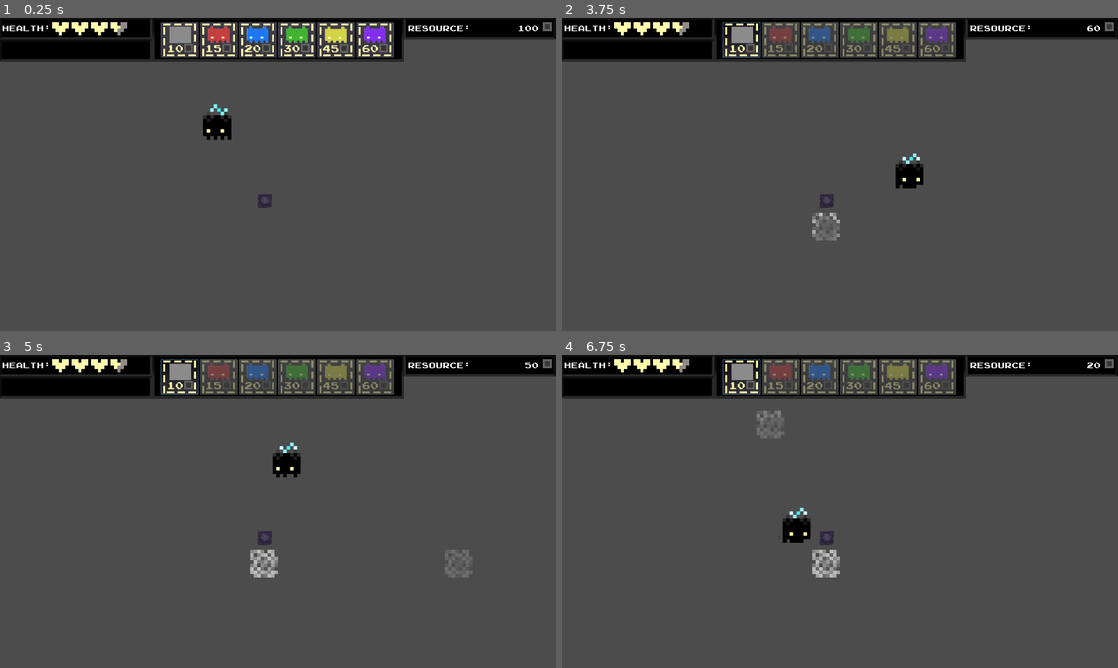
Above: before the commit, frames 1-4 (two rows, left to right).
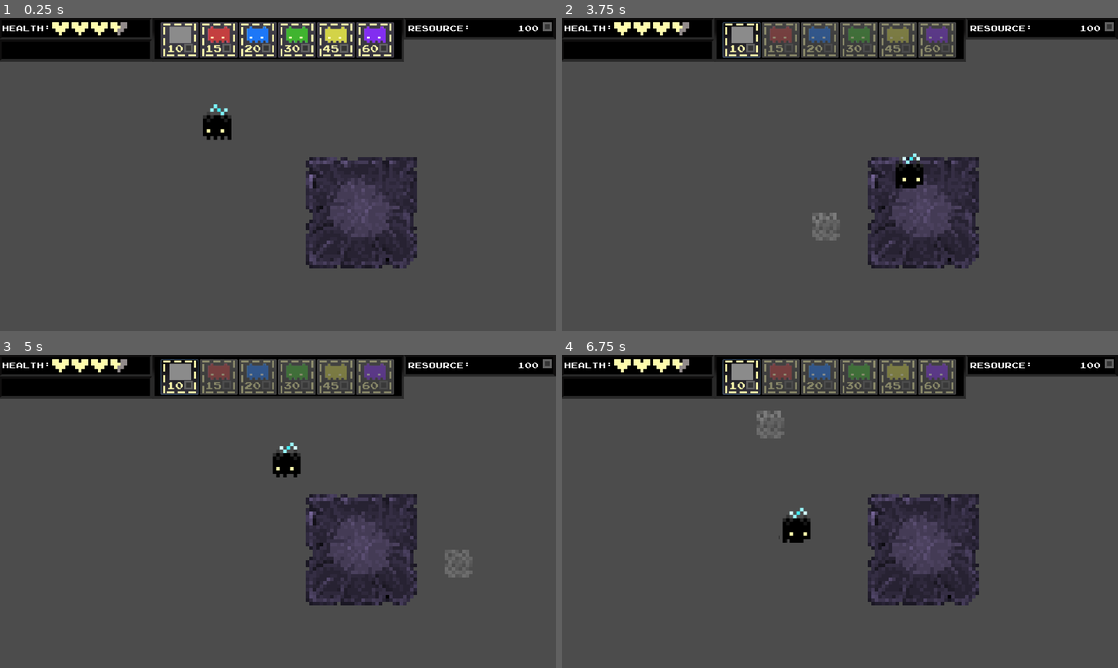
Above: after the commit, the same moments.

Repository: Kaideu/Hive_Mind
Game: Godot game, scene res://Main.tscn
Two runs of this game, one before a commit and one after it. Both use one fixed random seed, a clock stepped at 60 frames per second and the inputs below.
Inputs (mouse positions are in pixels of both pictures, inside the frame that each line leads up to):
- Up to frame 1 (0.25 s): no input
- Up to frame 2 (3.75 s): click (739, 39) at 0.5 s; move the mouse to (962, 158) at 1.27 s; press the mouse at (962, 158) at 1.28 s; hold Right (ui_right) 1.28-2.03 s; move the mouse to (728, 190) at 2.02 s; release the mouse at (728, 190) at 2.03 s; hold Down (ui_down) 2.03-2.78 s; tap F (fly) at 2.1, 3.6 s; click (728, 190) at 2.17 s; move the mouse to (895, 105) at 2.77 s; press the mouse at (895, 105) at 2.78 s; hold Right (ui_right) 2.78-3.53 s; move the mouse to (812, 237) at 3.52 s; release the mouse at (812, 237) at 3.53 s; hold Up (ui_up) from 3.53 s (still down); click (812, 237) at 3.67 s
- Up to frame 3 (5 s): move the mouse to (444, 558) at 4.27 s; release Up (ui_up) at 4.28 s; press the mouse at (444, 558) at 4.28 s; hold Left (ui_left) from 4.28 s (still down)
- Up to frame 4 (6.75 s): move the mouse to (673, 464) at 5.02 s; release the mouse at (673, 464) at 5.03 s; tap F (fly) at 5.1, 6.6 s; click (673, 464) at 5.17 s; move the mouse to (867, 511) at 5.77 s; release Left (ui_left) at 5.78 s; press the mouse at (867, 511) at 5.78 s; hold Down (ui_down) 5.78-6.53 s; move the mouse to (756, 433) at 6.52 s; release the mouse at (756, 433) at 6.53 s; hold Right (ui_right) from 6.53 s (still down); click (756, 433) at 6.67 s

The runs differ from the first frame. In frame 1, 5.0% of the frame differs, in the area x 46-75%, y 44-80%; in frame 2, 4.8%; in frame 3, 5.4%; in frame 4, 5.4%, in the area x 45-96%, y 2-80%.

Commit message:
Replaced the placement check with more efficient method

Diff:
--- a/Hive_Mind/Main.tscn
+++ b/Hive_Mind/Main.tscn
@@ -1,9 +1,14 @@
-[gd_scene load_steps=3 format=2]
+[gd_scene load_steps=4 format=2]
 
 [ext_resource path="res://Scripts/Main.gd" type="Script" id=1]
-[ext_resource path="res://Assets/Art/Environment/base.png" type="Texture" id=2]
+[ext_resource path="res://Assets/Art/Environment/PowerSource/Power_source.png" type="Texture" id=2]
 
-[node name="Main" type="Node" index="0"]
+[sub_resource type="RectangleShape2D" id=1]
+
+custom_solver_bias = 0.0
+extents = Vector2( 128, 128 )
+
+[node name="Main" type="Node"]
 
 script = ExtResource( 1 )
 
@@ -34,10 +39,39 @@
 occluder_light_mask = 1
 format = 1
 tile_data = PoolIntArray(  )
-_sections_unfolded = [ "Cell" ]
+_sections_unfolded = [ "Cell", "Collision" ]
 
-[node name="PoweSource" type="Sprite" parent="." index="3"]
+[node name="PowerSource" type="Area2D" parent="." index="3"]
 
-position = Vector2( 610, 420 )
+editor/display_folded = true
+position = Vector2( 832, 448 )
+input_pickable = true
+gravity_vec = Vector2( 0, 1 )
+gravity = 98.0
+linear_damp = 0.1
+angular_damp = 1.0
+audio_bus_override = false
+audio_bus_name = "Master"
+_sections_unfolded = [ "Collision" ]
+__meta__ = {
+"_edit_group_": true
+}
+
+[node name="Sprite" type="Sprite" parent="PowerSource" index="0"]
+
 texture = ExtResource( 2 )
 _sections_unfolded = [ "Transform" ]
+
+[node name="CollisionShape2D" type="CollisionShape2D" parent="PowerSource" index="1"]
+
+visible = false
+shape = SubResource( 1 )
+
+[node name="RayCast2D" type="RayCast2D" parent="." index="4"]
+
+position = Vector2( 898, 619 )
+enabled = true
+exclude_parent = true
+cast_to = Vector2( 0, 0 )
+collision_mask = 1
+_sections_unfolded = [ "Transform", "Visibility" ]
--- a/Hive_Mind/Scenes/HUD.tscn
+++ b/Hive_Mind/Scenes/HUD.tscn
@@ -11,19 +11,19 @@
 [ext_resource path="res://Assets/Art/UI/JOYSTIX.TTF" type="DynamicFontData" id=9]
 [ext_resource path="res://Assets/Art/UI/HM-GUI-resource.png" type="Texture" id=10]
 [ext_resource path="res://Assets/Art/UI/HM-GUI-heart-001-full.png" type="Texture" id=11]
-[ext_resource path="res://Assets/Art/UI/HM-GUI-heart-014.png" type="Texture" id=12]
-[ext_resource path="res://Assets/Art/UI/HM-GUI-heart-007.png" type="Texture" id=13]
-[ext_resource path="res://Assets/Art/UI/HM-GUI-heart-002.png" type="Texture" id=14]
-[ext_resource path="res://Assets/Art/UI/HM-GUI-heart-005.png" type="Texture" id=15]
-[ext_resource path="res://Assets/Art/UI/HM-GUI-heart-012.png" type="Texture" id=16]
-[ext_resource path="res://Assets/Art/UI/HM-GUI-heart-009.png" type="Texture" id=17]
-[ext_resource path="res://Assets/Art/UI/HM-GUI-heart-003.png" type="Texture" id=18]
-[ext_resource path="res://Assets/Art/UI/HM-GUI-heart-006-half-full.png" type="Texture" id=19]
-[ext_resource path="res://Assets/Art/UI/HM-GUI-heart-010.png" type="Texture" id=20]
-[ext_resource path="res://Assets/Art/UI/HM-GUI-heart-004.png" type="Texture" id=21]
-[ext_resource path="res://Assets/Art/UI/HM-GUI-heart-011.png" type="Texture" id=22]
-[ext_resource path="res://Assets/Art/UI/HM-GUI-heart-008.png" type="Texture" id=23]
-[ext_resource path="res://Assets/Art/UI/HM-GUI-heart-013.png" type="Texture" id=24]
+[ext_resource path="res://Assets/Art/UI/HM-GUI-heart-012.png" type="Texture" id=12]
+[ext_resource path="res://Assets/Art/UI/HM-GUI-heart-004.png" type="Texture" id=13]
+[ext_resource path="res://Assets/Art/UI/HM-GUI-heart-006-half-full.png" type="Texture" id=14]
+[ext_resource path="res://Assets/Art/UI/HM-GUI-heart-014.png" type="Texture" id=15]
+[ext_resource path="res://Assets/Art/UI/HM-GUI-heart-003.png" type="Texture" id=16]
+[ext_resource path="res://Assets/Art/UI/HM-GUI-heart-011.png" type="Texture" id=17]
+[ext_resource path="res://Assets/Art/UI/HM-GUI-heart-007.png" type="Texture" id=18]
+[ext_resource path="res://Assets/Art/UI/HM-GUI-heart-013.png" type="Texture" id=19]
+[ext_resource path="res://Assets/Art/UI/HM-GUI-heart-008.png" type="Texture" id=20]
+[ext_resource path="res://Assets/Art/UI/HM-GUI-heart-002.png" type="Texture" id=21]
+[ext_resource path="res://Assets/Art/UI/HM-GUI-heart-005.png" type="Texture" id=22]
+[ext_resource path="res://Assets/Art/UI/HM-GUI-heart-009.png" type="Texture" id=23]
+[ext_resource path="res://Assets/Art/UI/HM-GUI-heart-010.png" type="Texture" id=24]
 [ext_resource path="res://Scripts/Heart.gd" type="Script" id=25]
 
 [sub_resource type="DynamicFont" id=1]
@@ -44,67 +44,67 @@
 }, {
 "frames": [ ExtResource( 12 ) ],
 "loop": true,
+"name": "2",
+"speed": 5.0
+}, {
+"frames": [ ExtResource( 13 ) ],
+"loop": true,
+"name": "10",
+"speed": 5.0
+}, {
+"frames": [ ExtResource( 14 ) ],
+"loop": true,
+"name": "8",
+"speed": 5.0
+}, {
+"frames": [ ExtResource( 15 ) ],
+"loop": true,
 "name": "0",
 "speed": 5.0
 }, {
-"frames": [ ExtResource( 13 ) ],
+"frames": [ ExtResource( 16 ) ],
+"loop": true,
+"name": "11",
+"speed": 5.0
+}, {
+"frames": [ ExtResource( 17 ) ],
+"loop": true,
+"name": "3",
+"speed": 5.0
+}, {
+"frames": [ ExtResource( 18 ) ],
 "loop": true,
 "name": "7",
 "speed": 5.0
 }, {
-"frames": [ ExtResource( 14 ) ],
+"frames": [ ExtResource( 19 ) ],
+"loop": true,
+"name": "1",
+"speed": 5.0
+}, {
+"frames": [ ExtResource( 20 ) ],
+"loop": true,
+"name": "6",
+"speed": 5.0
+}, {
+"frames": [ ExtResource( 21 ) ],
 "loop": false,
 "name": "12",
 "speed": 1.0
 }, {
-"frames": [ ExtResource( 15 ) ],
+"frames": [ ExtResource( 22 ) ],
 "loop": true,
 "name": "9",
 "speed": 5.0
 }, {
-"frames": [ ExtResource( 16 ) ],
-"loop": true,
-"name": "2",
-"speed": 5.0
-}, {
-"frames": [ ExtResource( 17 ) ],
+"frames": [ ExtResource( 23 ) ],
 "loop": true,
 "name": "5",
 "speed": 5.0
 }, {
-"frames": [ ExtResource( 18 ) ],
-"loop": true,
-"name": "11",
-"speed": 5.0
-}, {
-"frames": [ ExtResource( 19 ) ],
-"loop": true,
-"name": "8",
-"speed": 5.0
-}, {
-"frames": [ ExtResource( 20 ) ],
+"frames": [ ExtResource( 24 ) ],
 "loop": true,
 "name": "4",
-"speed": 5.0
-}, {
-"frames": [ ExtResource( 21 ) ],
-"loop": true,
-"name": "10",
-"speed": 5.0
-}, {
-"frames": [ ExtResource( 22 ) ],
-"loop": true,
-"name": "3",
-"speed": 5.0
-}, {
-"frames": [ ExtResource( 23 ) ],
-"loop": true,
-"name": "6",
-"speed": 5.0
-}, {
-"frames": [ ExtResource( 24 ) ],
-"loop": true,
-"name": "1",
 "speed": 5.0
 } ]
 
@@ -155,6 +155,7 @@
 
 [node name="Top" type="Node2D" parent="." index="2"]
 
+editor/display_folded = true
 _sections_unfolded = [ "Visibility" ]
 
 [node name="HM-GUI-backer-001" type="Sprite" parent="Top" index="0"]
--- a/Hive_Mind/Scenes/Hive_Block.tscn
+++ b/Hive_Mind/Scenes/Hive_Block.tscn
@@ -44,7 +44,7 @@
 "values": [ 3, 10 ]
 }
 
-[node name="Hive_Block" type="RigidBody2D"]
+[node name="Hive_Block" type="RigidBody2D" index="0"]
 
 input_pickable = false
 collision_layer = 1
--- a/Hive_Mind/Scenes/Queen.tscn
+++ b/Hive_Mind/Scenes/Queen.tscn
@@ -50,7 +50,7 @@
 
 input_pickable = false
 collision_layer = 1
-collision_mask = 0
+collision_mask = 2
 collision/safe_margin = 0.08
 script = ExtResource( 1 )
 _sections_unfolded = [ "Collision", "Transform", "collision" ]
--- a/Hive_Mind/Scripts/HUD.gd
+++ b/Hive_Mind/Scripts/HUD.gd
@@ -29,6 +29,7 @@
 	var Mouse_Pos = get_viewport().get_mouse_position()
 	var Tile_Pos = $TileMap.map_to_world($TileMap.world_to_map(get_viewport().get_mouse_position()))
 	Pre_Block.position = Tile_Pos + Vector2(32,32)
+	Pre_Block.set_collision_mask_bit(0, false)
 	$Top/Label_Amount.text = str(Global.resource)
 
 func button_able_toggle(pressed, type):
@@ -41,7 +42,6 @@
 		emit_signal("mouse_left")
 
 func _SpawnClone(type):
-	#print("entered")
 	emit_signal("SpawnClone", type)
 
 
@@ -54,12 +54,8 @@
 			button_able_toggle(pressed, 0)
 			break
 		if able_spawn and pressed:
-			var able_buy = CheckResource(Global.cost_block)
-			if able_buy:
-				Global.resource -= Global.cost_block
-				_SpawnClone("block")
-			else:
-				print("Not Enough Resource")
+			_SpawnClone("block")
+
 
 
 func _on_ButtonRed_toggled(pressed):
--- a/Hive_Mind/Scripts/Hive_Block.gd
+++ b/Hive_Mind/Scripts/Hive_Block.gd
@@ -14,4 +14,5 @@
 
 
 func _on_Hive_Block_body_entered(body):
-	print("Collided")
+	#print("Collided")
+	pass
--- a/Hive_Mind/Scripts/Main.gd
+++ b/Hive_Mind/Scripts/Main.gd
@@ -11,7 +11,12 @@
 onready var GetPlayer = preload("res://Scenes/Queen.tscn")
 onready var GetHUD = preload("res://Scenes/HUD.tscn")
 
-var current_blocks = []
+var Mouse_Pos
+var Tile_Pos
+
+var test
+
+#var current_blocks = []
 
 func _ready():
 	var Player = GetPlayer.instance()
@@ -19,29 +24,25 @@
 	add_child(Player)
 	add_child(GetHUD.instance())
 	get_HUD()
-	current_blocks.push_back($TileMap.map_to_world($TileMap.world_to_map($PoweSource.position)) + Vector2(32,32))
-	print(current_blocks)
 
-#func _process(delta):
-#	# Called every frame. Delta is time since last frame.
-#	# Update game logic here.
-#	pass
+func _process(delta):
+	Mouse_Pos = get_viewport().get_mouse_position()
+	Tile_Pos = $TileMap.map_to_world($TileMap.world_to_map(Mouse_Pos)) + Vector2(32,32)
+
 
 func _SpawnClone(type):
-	var Mouse_Pos = get_viewport().get_mouse_position()
-	var Tile_Pos = $TileMap.map_to_world($TileMap.world_to_map(get_viewport().get_mouse_position()))
-	able_spawn = true
-	Checking_Spawn = true
 	if type == "block":
-		able_spawn = Check_Placement()
-		var NewBlock = Block.instance()
+		able_spawn = Check_Placement2()
 		if able_spawn:
-			$Game.add_child(NewBlock)
-			NewBlock.position = Tile_Pos + Vector2(32,32) # Needs to be replaced with tile position
-			#current_blocks.append(NewBlock.position)
-			print(current_blocks)
-			able_spawn = false
+			able_spawn = CheckResource(Global.cost_block)
+			if able_spawn:
+				Global.resource -= Global.cost_block
+				var NewBlock = Block.instance()
+				$Game.add_child(NewBlock)
+				NewBlock.position = Tile_Pos
+				able_spawn = false
 	else:
+		able_spawn = true
 		var NewClone = Clone.instance()
 		NewClone.unit_type = type
 		if able_spawn:
@@ -56,24 +57,33 @@
 func get_HUD():
 	$HUD.connect("SpawnClone", self, "_SpawnClone")
 
-#May change this so that it doesn't lag as the array grows.
-#May replace array with raycast or similar.
-func Check_Placement():
-	var Tile_Pos = $TileMap.map_to_world($TileMap.world_to_map(get_viewport().get_mouse_position())) + Vector2(32,32)
-	var U = Vector2(0,-64)
-	var D = Vector2(0,64)
-	var L = Vector2(-64,0)
-	var R = Vector2(64,0)
-	if current_blocks.has(Tile_Pos):
-			print("can't place")
-			return false
-	else:
-		for i in current_blocks:
+func Check_Placement2():
+	$RayCast2D.position = Tile_Pos
+	var Up = Vector2(0, -64)
+	var Down = Vector2(0, 64)
+	var Left = Vector2(-64, 0)
+	var Right = Vector2(64, 0)
+	var Same = Vector2(0,0)
+	var Dir = [Same, Up, Down, Left, Right]
+	for i in Dir:
+		$RayCast2D.cast_to = i
+		$RayCast2D.force_raycast_update()
+		print(i)
+		if $RayCast2D.is_colliding():
 			print(i)
-			print(Tile_Pos)
-			if Tile_Pos == i + U or Tile_Pos == i + D or Tile_Pos == i + L or Tile_Pos == i + R:
-				current_blocks.push_back(Tile_Pos)
-				print("Placed up")
+			if i == Same:
+				return false
+			else:
+				test = $RayCast2D.get_collider()
+				print("RayCollide" + test.name)
 				return true
-	print("Not Placed")
+	$RayCast2D.enabled = false
+
+
 	return false
+
+func CheckResource(amount):
+	if amount > Global.resource:
+		return false
+	elif amount <= Global.resource:
+		return true
Binary file removed: Hive_Mind/Assets/Art/Environment/HIVE-MIND-BASE-CYCLE.png
Binary file removed: Hive_Mind/Assets/Art/Environment/HIVE-MIND-QUEEN-EGG-HATCH.png
Binary file removed: Hive_Mind/Assets/Art/Environment/HIVE-MIND-QUEEN-EGG-PULSE.png
Not shown, removed: Hive_Mind/Assets/Art/Environment/HIVE-MIND-QUEEN-EGG-PULSE.png.import
Binary file removed: Hive_Mind/Assets/Art/Environment/HIVE-MIND-base-BB-TRACER.png
Binary file added: Hive_Mind/Assets/Art/Environment/PowerSource/Power_Source_Cycle.png
Not shown, changed: Hive_Mind/Assets/Art/Environment/PowerSource/Power_Source_Cycle.png.import
Binary file added: Hive_Mind/Assets/Art/Environment/PowerSource/Power_Source_Hatch.png
Not shown, changed: Hive_Mind/Assets/Art/Environment/PowerSource/Power_Source_Hatch.png.import
Binary file added: Hive_Mind/Assets/Art/Environment/PowerSource/Power_Source_Pulse.png
Not shown, changed: Hive_Mind/Assets/Art/Environment/PowerSource/Power_Source_Pulse.png.import
Binary file added: Hive_Mind/Assets/Art/Environment/PowerSource/Power_source.png
(and 2 more such lines)
